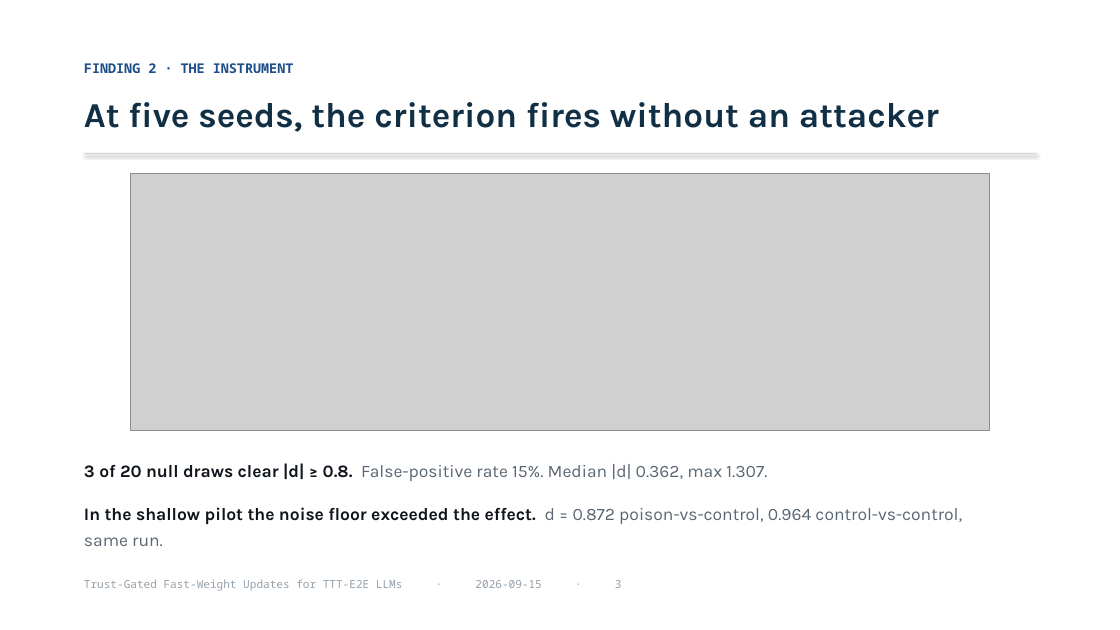
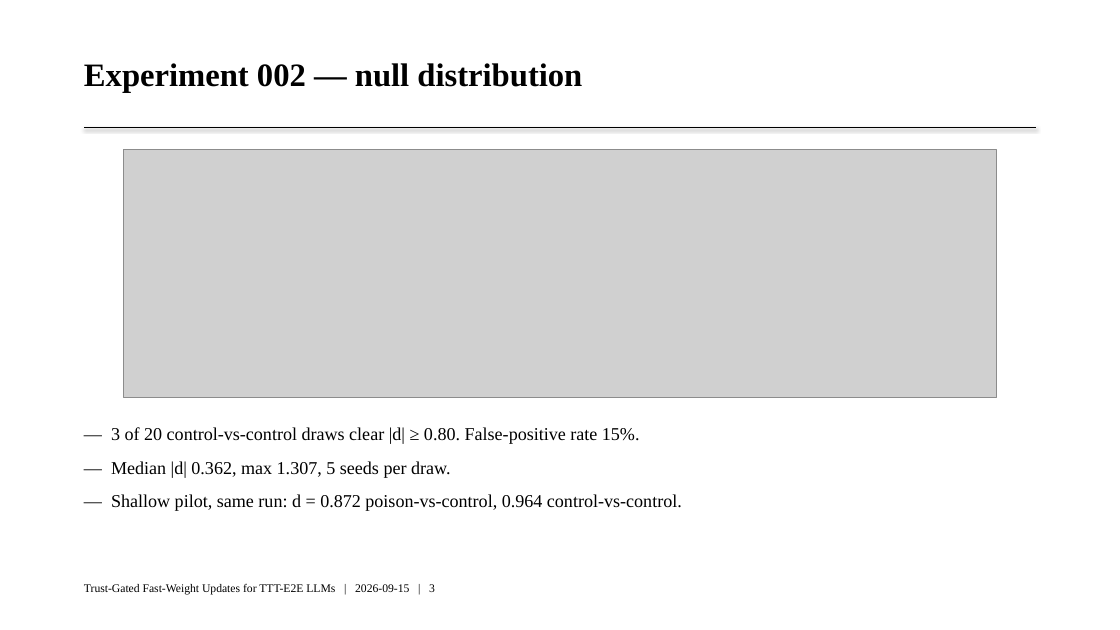
Before and after one commit to Deep-Learning-130/Trust-Gated-Fast-Weight-Updates-for-TTT-E2E-LLMs, a slide deck: slide 4 of docs/review/TrustGate_Results_2026-09-15.pptx. Drawn at 1120x630 pixels with LibreOffice and Linux fonts; fonts in the diff are those of the drawing; grey boxes stand for pictures. Boxes give left, top, right and bottom in pixels: in the first picture for what was removed or moved away, otherwise in the second. Text is boxed around its words. In the diff, an @@ line names an element or a change of style, - is before the commit and + after.

```diff
--- a/docs/review/TrustGate_Results_2026-09-15.pptx
+++ b/docs/review/TrustGate_Results_2026-09-15.pptx
@@ text at (x1=84, y1=63, x2=582, y2=92): text changed; size 11.5 to 28 pt; font Noto Sans Mono to Times New Roman; text colour #1D4E89 to #000000 @@
-FINDING 2 · THE INSTRUMENT
+Experiment 002 — null distribution
@@ text removed at (x1=84, y1=102, x2=939, y2=132) @@
-At five seeds, the criterion fires without an attacker
@@ line moved from (84, 154) - (1036, 154) to (84, 128) - (1036, 128) @@
@@ line (84, 128) - (1036, 128): stroke #D3DAE2 1 pt to #000000 0.75 pt @@
@@ picture resized from (x1=130, y1=174, x2=990, y2=430) to (x1=124, y1=150, x2=997, y2=397) @@
@@ text at (x1=111, y1=427, x2=682, y2=511): text changed; size 15 to 15.5 pt; font Karla to Times New Roman; text colour #5A6673 to #000000 @@
-3 of 20 null draws clear |d| ≥ 0.8. False-positive rate 15%. Median |d| 0.362, max 1.307.
-In the shallow pilot the noise floor exceeded the effect. d = 0.872 poison-vs-control, 0.964 control-vs-control, same run.
+— 3 of 20 control-vs-control draws clear |d| ≥ 0.80. False-positive rate 15%.
+— Median |d| 0.362, max 1.307, 5 seeds per draw.
+— Shallow pilot, same run: d = 0.872 poison-vs-control, 0.964 control-vs-control.
@@ text at (x1=84, y1=584, x2=435, y2=595): text changed; size 9.5 to 10 pt; font Noto Sans Mono to Times New Roman; text colour #96A1AB to #000000 @@
-Trust-Gated Fast-Weight Updates for TTT-E2E LLMs · 2026-09-15 · 3
+Trust-Gated Fast-Weight Updates for TTT-E2E LLMs | 2026-09-15 | 3
```
Also in this commit, not shown: 7 other slides changed, 1 slide added, 1 slide removed, 1 other file.
